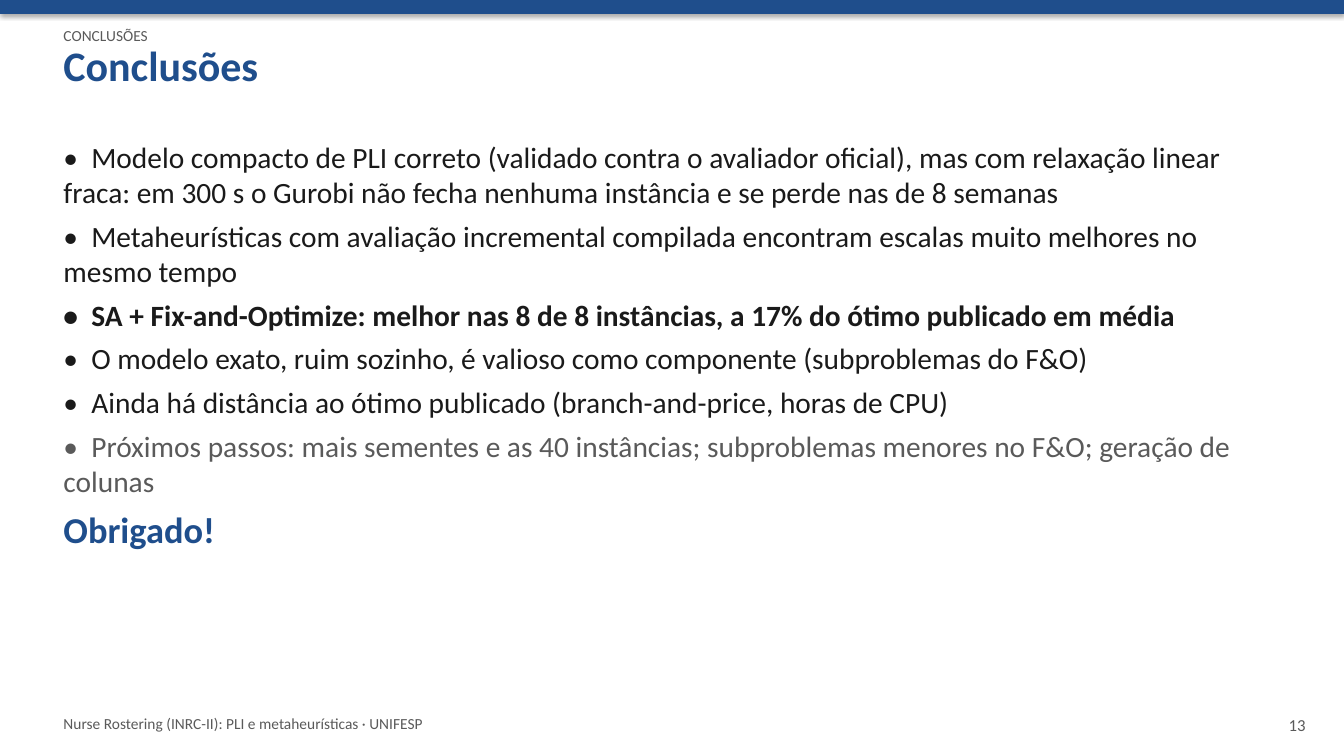
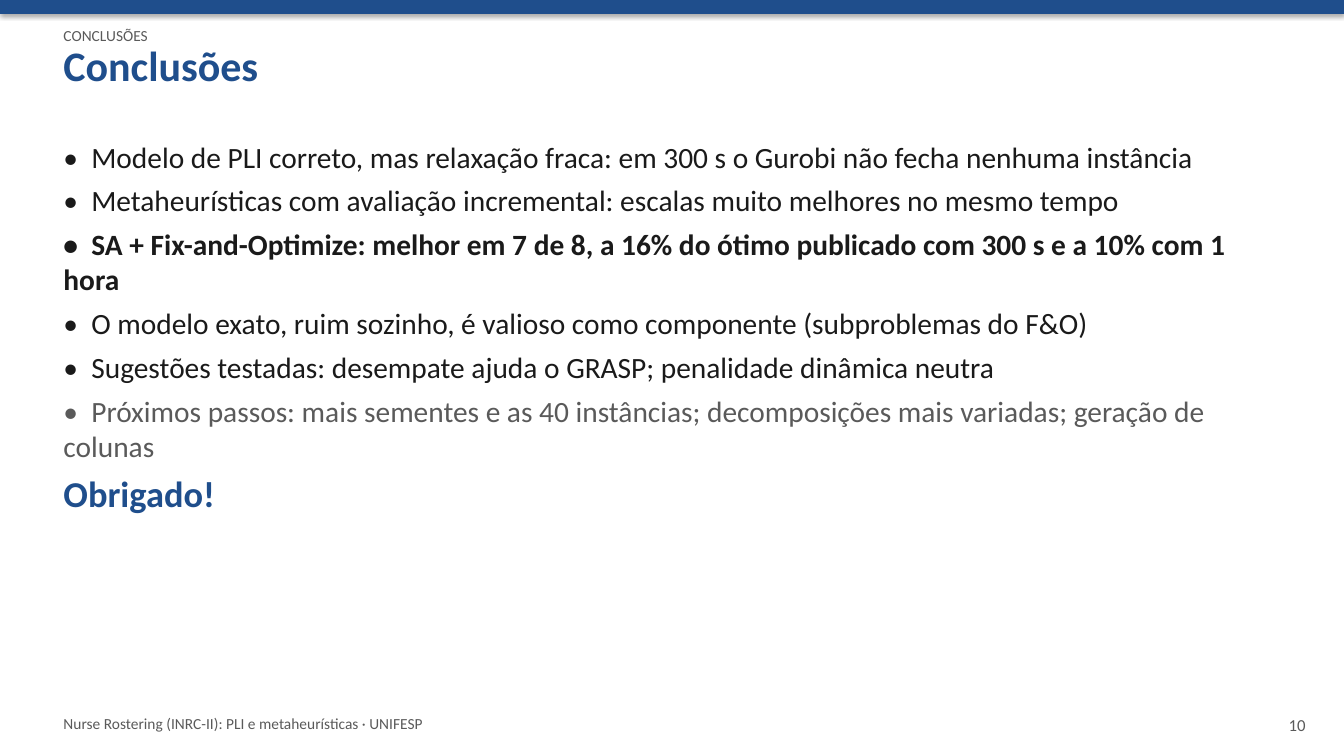
Before and after one commit to crazen/projetopo, a slide deck: slide 10 of entregas/etapa7_apresentacao.pptx (slide 13 before the commit). Drawn at 1344x756 pixels with LibreOffice and Linux fonts; fonts in the diff are those of the drawing. Boxes give left, top, right and bottom in pixels: in the first picture for what was removed or moved away, otherwise in the second. Text is boxed around its words. In the diff, an @@ line names an element or a change of style, - is before the commit and + after.

```diff
--- a/entregas/etapa7_apresentacao.pptx
+++ b/entregas/etapa7_apresentacao.pptx
@@ text at (63,147,1225,291): text changed @@
-• Modelo compacto de PLI correto (validado contra o avaliador oficial), mas com relaxação linear fraca: em 300 s o Gurobi não fecha nenhuma instância e se perde nas de 8 semanas
-• Metaheurísticas com avaliação incremental compilada encontram escalas muito melhores no mesmo tempo
-• SA + Fix-and-Optimize: melhor nas 8 de 8 instâncias, a 17% do ótimo publicado em média
+• Modelo de PLI correto, mas relaxação fraca: em 300 s o Gurobi não fecha nenhuma instância
+• Metaheurísticas com avaliação incremental: escalas muito melhores no mesmo tempo
+• SA + Fix-and-Optimize: melhor em 7 de 8, a 16% do ótimo publicado com 300 s e a 10% com 1 hora
@@ text at (63,357,1204,457): text changed @@
-• Ainda há distância ao ótimo publicado (branch-and-price, horas de CPU)
-• Próximos passos: mais sementes e as 40 instâncias; subproblemas menores no F&O; geração de colunas
+• Sugestões testadas: desempate ajuda o GRASP; penalidade dinâmica neutra
+• Próximos passos: mais sementes e as 40 instâncias; decomposições mais variadas; geração de colunas
@@ text at (1289,720,1306,731): text changed @@
-13
+10
```
Also in this commit, not shown: 9 other slides changed, 2 slides added, 3 slides removed, 14 other files.
